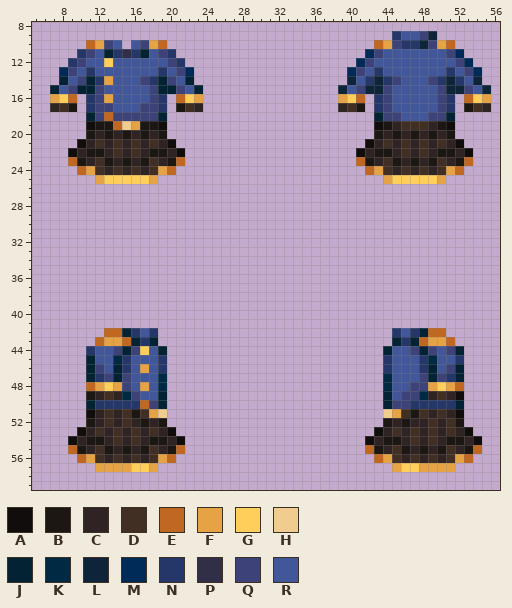
File history of a pixel-art sprite, Resources/Textures/Clothing/Uniforms/Jumpskirt/captain.rsi/equipped-INNERCLOTHING.png. The picture above is the old version.
The file is 64x64 pixels. Shown: x 5..56, y 8..59.
Palette (. is transparent): A #110d0c  B #1d1714  C #2f2323  D #412f24  E #c06822  F #e6a345  G #ffce5b  H #f0cc8f  J #032234  K #002a43  L #0e2539  M #002a57  N #253769  P #312f47  Q #3d4379  R #41579a
Pixels before (only the part around the change), first column x 5:
 8 ....................................................
 9 ........................................NRRQL.......
10 ......EFQR.RQFE.......................EFQNNLQFE.....
11 .....NQRJNPNJRQN.....................MQRRRRRRRQM....
12 ....NQRRGRRRRRRQN...................MQRRRRRRRRRQM...
13 ...MQRNRRRRRRRNRQM.................MQRNRRRRRRRNRQM..
14 ...JRQJNFRRRQNJQRJ.................LRNLNQRRRQNLNRL..
15 ..JRQJJQRRRRRQJJQRJ...............LRQLLQRRRRRQLLQRL.
16 ..FGE.NQFRRRRQN.EGF...............FGE.NQRRRRRQN.EGF.
17 ..CDB.NQQRRRQQN.BDC...............CDB.NQRRRRRQN.BDC.
18 ......JQEQQQQQJ.......................JQQRRRQQJ.....
19 ......ABBEHFBBA.......................ABCDDDCBA.....
20 ......BCBCBCBCB.......................BCBCBCBCB.....
21 .....ACDCDCDCDCA.....................ACDCDCDCDCA....
22 ....ACBBCDCDCBBCA...................ACBBCDCDCBBCA...
23 ....EBCDBCBCBDCBE...................EBCDBCBCBDCBE...
24 .....EFDCDCDCDFE.....................EFDCDCDCDFE....
25 .......FGGGGGF.........................FGGGGGF......
26 ....................................................
27 ....................................................
28 ....................................................
29 ....................................................
30 ....................................................
31 ....................................................
32 ....................................................
33 ....................................................
34 ....................................................
35 ....................................................
36 ....................................................
37 ....................................................
38 ....................................................
39 ....................................................
40 ....................................................
41 ....................................................
42 ........EEJNRN..........................NRNJEE......
43 .......EFFEJNJ..........................JNJEFFE.....
44 ......NRRQJQGRJ........................JRRQJQRQJ....
45 ......JRRKNRRRN........................NRRRNKRRN....
46 ......JQRJNRFRN........................NRRRNJRQJ....
47 ......JNQJQRRRK........................KRRRQJQNJ....
48 ......EFGFQRFRK........................KRRQQFGFE....
49 ......BCDCKQRRJ........................JRQQKCDCA....
50 ......JNNNNNEQJ........................JQQNNNNNJ....
51 ......ACDCDBDFH........................HFDBDCDCA....
52 ......BCDCDCBCB........................BCBCCDCDB....
53 .....ACDCDCDCDCA......................ACDCDCDCDCA...
54 ....ACBBCDCDCBBCA....................ACBBCDCDCBBCA..
55 ....EBCDBCBCBDCBE....................EBCDBCBCBDCBE..
56 .....EFDCDCDCDFE......................EFDCDCDCDFE...
57 .......FFFFGGF..........................FGGFFFF.....
58 ....................................................
59 ....................................................
And afterwards:
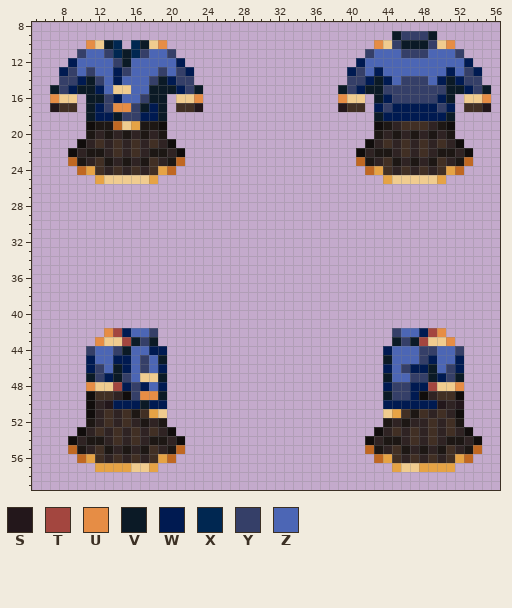
Colours new in this view: S #23171b  T #a3463f  U #e68d45  V #0b1a26  W #001a51  X #002751  Y #353f68  Z #4c66b5
The exact change:
y 9: x 45..49 NRRQL -> VYYYV
y 10: x 11..14 EFQR -> UHVX; x 16..19 RQFE -> XVHU; x 43..51 EFQNNLQFE -> UHYVVVYHU
y 11: x 10..20 NQRJNPNJRQN -> YZZYXVXYZZY; x 42..52 MQRRRRRRRQM -> YZZZYYYZZZY
y 12: x 9..21 NQRRGRRRRRRQN -> WZZZZYVZZZZZW; x 41..53 MQRRRRRRRRRQM -> WZZZZZZZZZZZW
y 13: x 8..22 MQRNRRRRRRRNRQM -> WYZYZZWYZZZYZYW; x 40..54 MQRNRRRRRRRNRQM -> WYZWZZZZZZZWZYW
y 14: x 8..22 JRQJNFRRRQNJQRJ -> YYWVYZWZZZYVWYY; x 40..54 LRNLNQRRRQNLNRL -> YYWVWZYYYZWVWYY
y 15: x 7..23 JRQJJQRRRRRQJJQRJ -> VYWVVWZHHZZVVVWYV; x 39..55 LRQLLQRRRRRQLLQRL -> VYWVVYYYYYYYVVWYV
y 16: x 7..9 FGE -> UHH; x 11..19 NQFRRRRQN -> VVYWZZYVV; x 21..23 EGF -> HHU; x 39..41 FGE -> UHH; x 43..51 NQRRRRRQN -> VWYYYYYWV; x 53..55 EGF -> HHU
y 17: x 7 C -> S; x 9 B -> D; x 11..19 NQQRRRQQN -> VWYUUYVWV; x 21 B -> D; x 23 C -> S; x 39 C -> S; x 41 B -> D; x 43..51 NQRRRRRQN -> WYWWWWWYW; x 53 B -> D; x 55 C -> S
y 18: x 11..19 JQEQQQQQJ -> VWWVYYWWV; x 43..51 JQQRRRQQJ -> VWWWWWWWV
y 25: x 13..17 GGGGG -> HHHHH; x 45..49 GGGGG -> HHHHH
y 42: x 13..18 EEJNRN -> UTWZZY; x 45..50 NRNJEE -> YZZWTU
y 43: x 12..18 EFFEJNJ -> UHHTVYV; x 45..51 JNJEFFE -> VYVTHHU
y 44: x 11..19 NRRQJQGRJ -> YZZYVZZWW; x 44..52 JRRQJQRQJ -> WZZZYYZZY
y 45: x 11..19 JRRKNRRRN -> WZZWWZYZV; x 44..52 NRRRNKRRN -> VZZZYWZZW
y 46: x 11..19 JQRJNRFRN -> WYZVWZYZW; x 44..52 NRRRNJRQJ -> WZYWWVZYW
y 47: x 11..19 JNQJQRRRK -> VYWVYZHHV; x 44..52 KRRRQJQNJ -> VZZYYVWYV
y 48: x 11..19 EFGFQRFRK -> UHHTWYWZW; x 44..52 KRRQQFGFE -> WYYWWTHHU
y 49: x 11..12 BC -> AD; x 15..19 KQRRJ -> AYUUV; x 44..48 JRQQK -> VYYWA; x 51 C -> D
y 50: x 11..19 JNNNNNEQJ -> ACSWWWVWW; x 44..52 JQQNNNNNJ -> WWWWWWSCS
y 57: x 16..17 GG -> HH; x 46..47 GG -> HH
Boxes around the changes in both pictures, in picture pixels (x1, y1, x2, y2):
changed: (338, 31, 491, 121)
changed: (50, 40, 203, 121)
changed: (104, 175, 149, 184)
changed: (392, 175, 437, 184)
changed: (86, 328, 167, 409)
changed: (383, 328, 464, 409)
changed: (131, 463, 149, 472)
changed: (401, 463, 419, 472)
